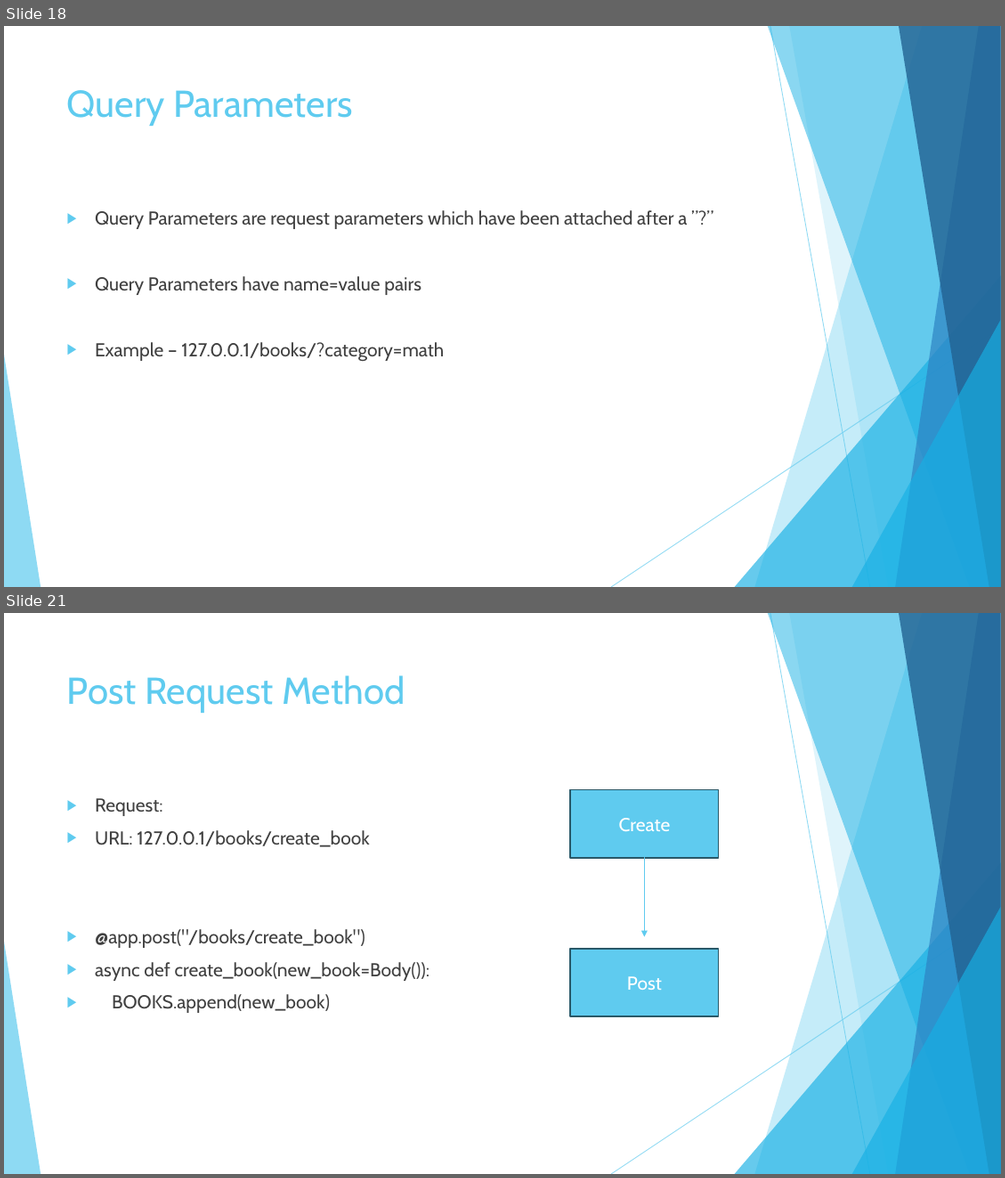
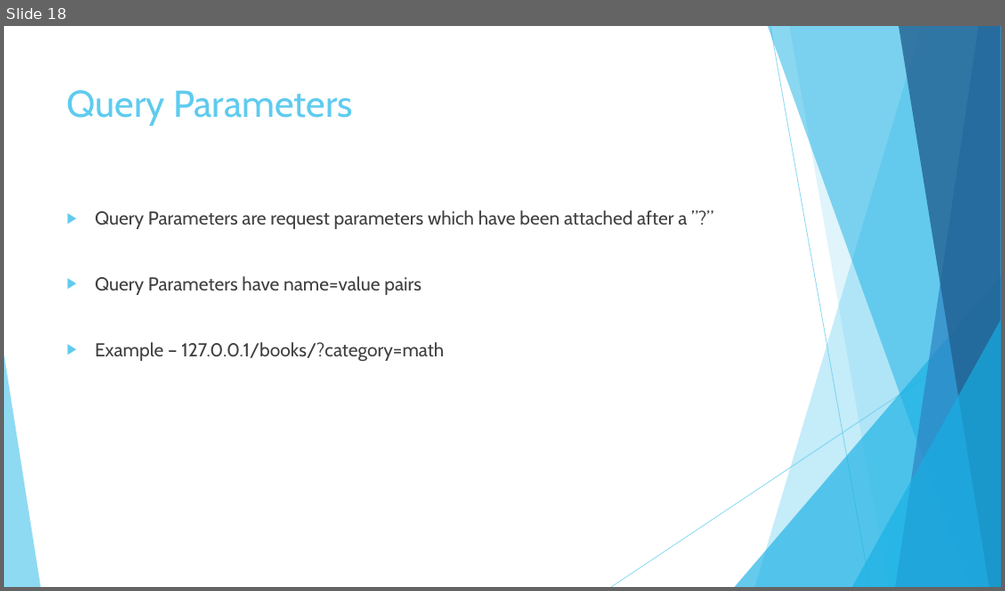
Before and after one commit to imcuteani/FastAPI-PythonAI-Development, a slide deck: Slides/Day-2/FASTAPI Development using Python on Cloud-Day2.pptx. Shown one above the other, each under a label of ours: slides 18 and 21 before the commit, slide 18 after it; the slides between them are not shown. The pictures are 1005x1178 and 1005x591 pixels, drawn with LibreOffice and Linux fonts; fonts in the diff are those of the drawing. Boxes give left, top, right and bottom in pixels: in the first picture for what was removed or moved away, otherwise in the second. Text is boxed around its words. In the diff, an @@ line names an element or a change of style, - is before the commit and + after.

```diff
--- a/Slides/Day-2/FASTAPI Development using Python on Cloud-Day2.pptx
+++ b/Slides/Day-2/FASTAPI Development using Python on Cloud-Day2.pptx
@@ slide 21 removed at bbox=[4, 613, 1001, 1174], background #FFFFFF; not listed: 10 template elements that a slide beside it also shows @@
@@ title removed at bbox=[67, 675, 404, 713] @@
-Post Request Method
@@ text removed at bbox=[95, 798, 430, 1013] @@
-▶ Request:
-▶ URL: 127.0.0.1/books/create_book
-▶ @app.post("/books/create_book")
-▶ async def create_book(new_book=Body()):
-▶ BOOKS.append(new_book)
@@ rectangle removed at bbox=[570, 789, 718, 858] @@
-Create
@@ arrow removed from (644, 858) to (644, 937) @@
@@ rectangle removed at bbox=[570, 948, 718, 1016] @@
-Post
```
Also in this commit, not shown: 1 slide changed, 5 slides added, 4 other slides removed, 3 other files.
